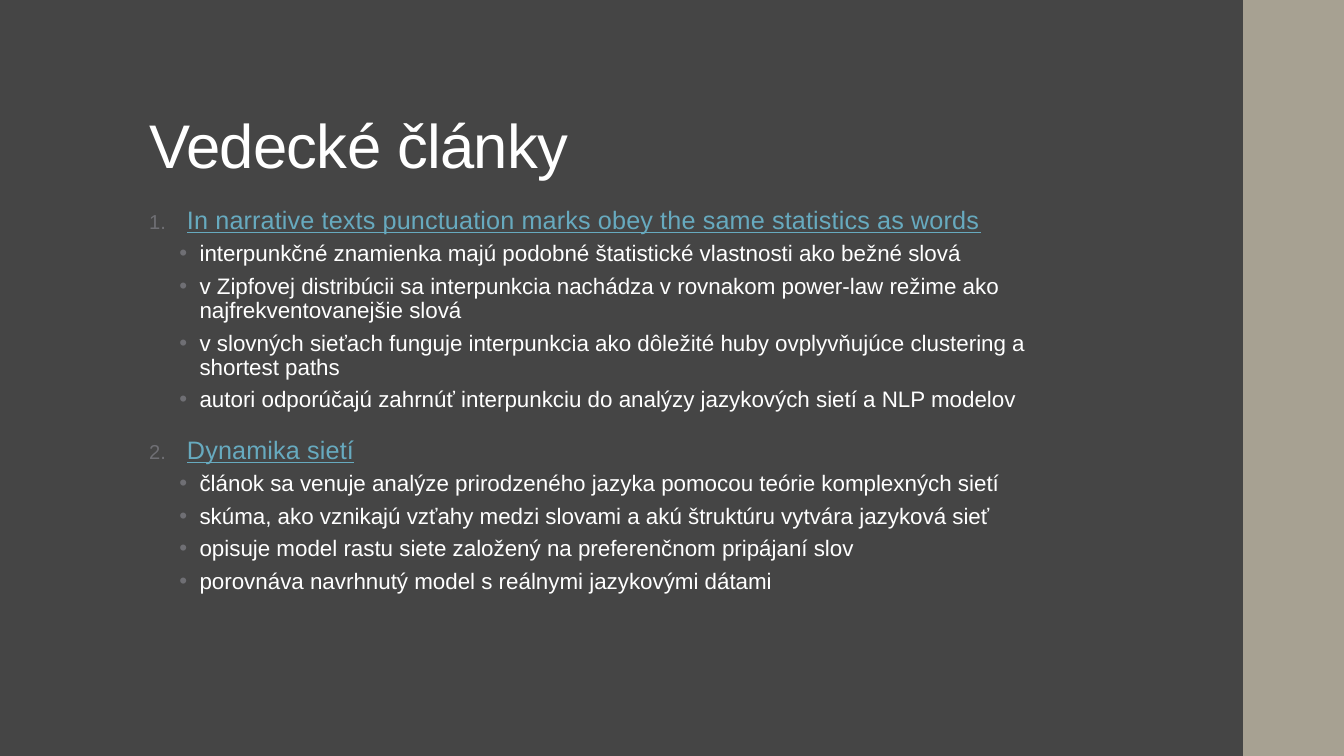
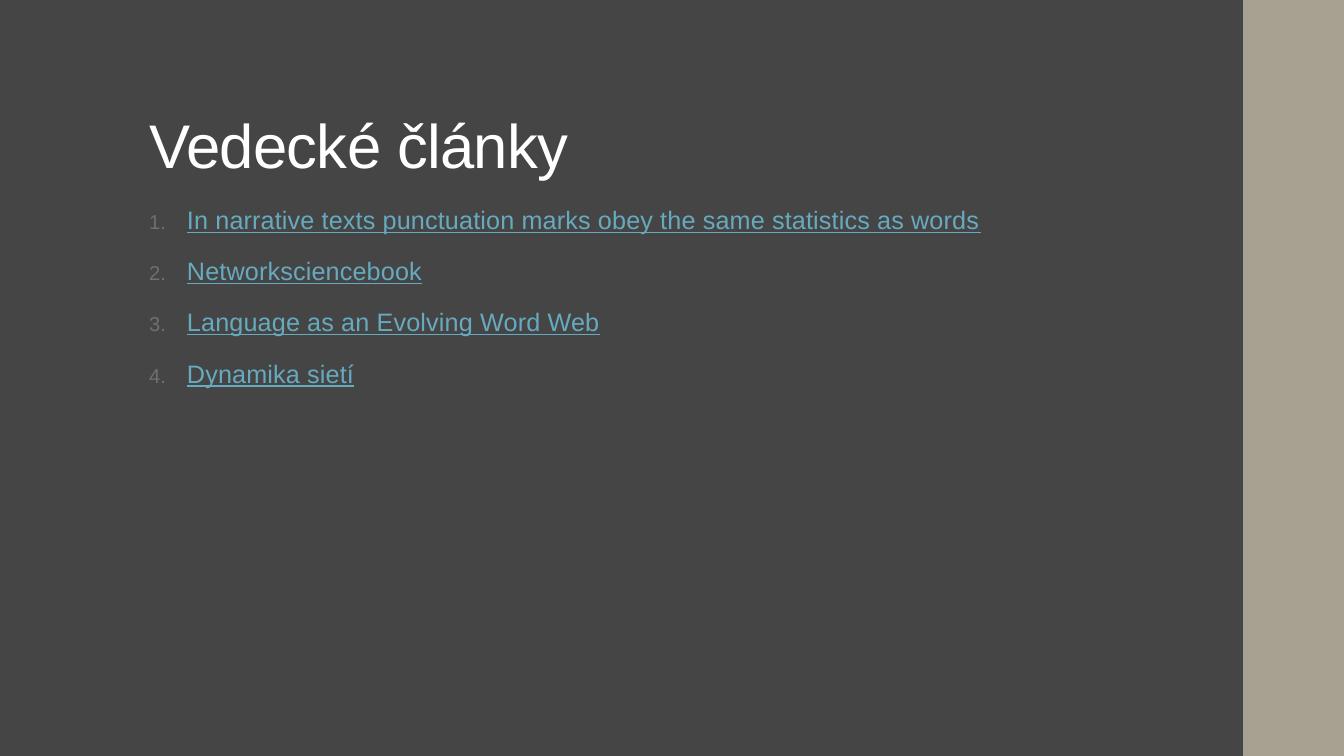
Before and after one commit to Nemeth03/Masters-Thesis, a slide deck: slide 15 of ProjektovySeminar.pptx (slide 18 before the commit). Drawn at 1344x756 pixels with LibreOffice and Linux fonts; fonts in the diff are those of the drawing. Boxes give left, top, right and bottom in pixels: in the first picture for what was removed or moved away, otherwise in the second. Text is boxed around its words. In the diff, an @@ line names an element or a change of style, - is before the commit and + after.

```diff
--- a/ProjektovySeminar.pptx
+++ b/ProjektovySeminar.pptx
@@ text at box(187, 262, 600, 336): text changed; size 16 to 18 pt; text colour #FFFFFF to #67AABF @@
-  • interpunkčné znamienka majú podobné štatistické vlastnosti ako bežné slová
-  • v Zipfovej distribúcii sa interpunkcia nachádza v rovnakom power-law režime ako najfrekventovanejšie slová
-  • v slovných sieťach funguje interpunkcia ako dôležité huby ovplyvňujúce clustering a shortest paths
-  • autori odporúčajú zahrnúť interpunkciu do analýzy jazykových sietí a NLP modelov
+2. Networksciencebook
+3. Language as an Evolving Word Web
@@ text at box(200, 474, 999, 594): paragraphs removed @@
-  • článok sa venuje analýze prirodzeného jazyka pomocou teórie komplexných sietí
-  • skúma, ako vznikajú vzťahy medzi slovami a akú štruktúru vytvára jazyková sieť
-  • opisuje model rastu siete založený na preferenčnom pripájaní slov
-  • porovnáva navrhnutý model s reálnymi jazykovými dátami
```
Also in this commit, not shown: 4 slides removed, 1 other file.
